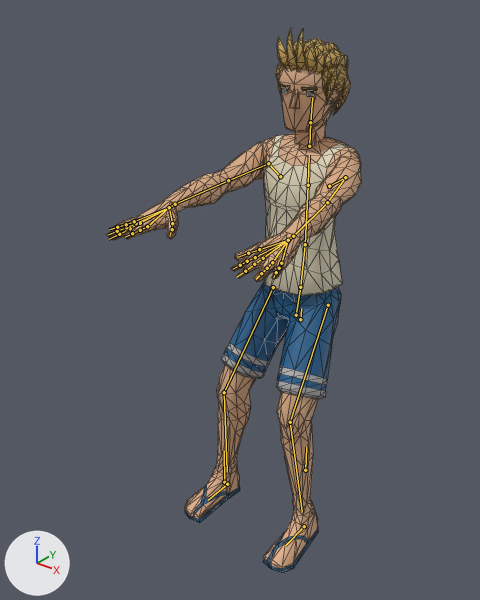
An edit to the glTF model js/models/avatars/club-crowd-m8.glb, drawn before and after from the same camera.
Rendered twice from a camera (50 mm lens) standing at (1.204, -2.034, 1.927) and looking at (-0.058, -0.455, 0.948). The axes (+X, +Y, +Z) are drawn at lower left. The lights are the same throughout. The first picture is the older version. Both versions are drawn at frame 287 of the action 'Seated_Loop'; the numbers are the values there. The bones that change, and the others that lie on the model, are drawn over the model as lines. Mesh edges are drawn as thin lines.

Objects in the first picture: 'Beach_Body'.
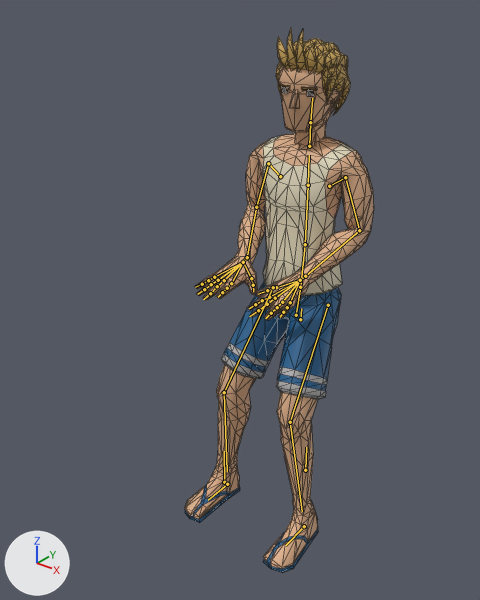
Edits to the scene script, one JSON object a line:
```json
{"block": "bone_upperarm_l", "where": "bone_upperarm_l = bpy.data.objects['CharacterArmature'].pose.bones['UpperArm.L']  # child of 'Shoulder.L'"}
{"op": "set", "path": "bone_upperarm_l.rotation_quaternion", "old": "(0.773, -0.116, 0.0, -0.623)", "new": "(0.812, -0.582, 0.005, 0.041)", "note": "degrees (-10, -8, -77) -> degrees (-71, 3, 4)"}
{"block": "bone_lowerarm_l", "where": "bone_lowerarm_l = bpy.data.objects['CharacterArmature'].pose.bones['LowerArm.L']  # child of 'UpperArm.L'"}
{"op": "set", "path": "bone_lowerarm_l.rotation_quaternion", "old": "(0.999, 0.012, 0.027, 0.03)", "new": "(0.717, -0.089, 0.451, -0.525)", "note": "degrees (2, 3, 4) -> degrees (-46, 34, -87)"}
{"block": "bone_wrist_l", "where": "bone_wrist_l = bpy.data.objects['CharacterArmature'].pose.bones['Wrist.L']  # child of 'LowerArm.L'"}
{"op": "set", "path": "bone_wrist_l.rotation_quaternion", "old": "(0.994, -0.019, 0.003, -0.108)", "new": "(0.94, 0.215, 0.263, 0.036)", "note": "degrees (-2, 0, -12) -> degrees (29, 29, 12)"}
{"block": "bone_upperarm_r", "where": "bone_upperarm_r = bpy.data.objects['CharacterArmature'].pose.bones['UpperArm.R']  # child of 'Shoulder.R'"}
{"op": "set", "path": "bone_upperarm_r.rotation_quaternion", "old": "(-0.772, 0.104, 0.0, -0.627)", "new": "(-0.813, 0.581, -0.004, 0.037)", "note": "degrees (-9, 8, 78) -> degrees (-71, -2, -4)"}
{"block": "bone_lowerarm_r", "where": "bone_lowerarm_r = bpy.data.objects['CharacterArmature'].pose.bones['LowerArm.R']  # child of 'UpperArm.R'"}
{"op": "set", "path": "bone_lowerarm_r.rotation_quaternion", "old": "(-0.999, -0.013, 0.026, 0.03)", "new": "(-0.701, 0.07, 0.46, -0.541)", "note": "degrees (2, -3, -4) -> degrees (-46, -35, 91)"}
{"block": "bone_wrist_r", "where": "bone_wrist_r = bpy.data.objects['CharacterArmature'].pose.bones['Wrist.R']  # child of 'LowerArm.R'"}
{"op": "set", "path": "bone_wrist_r.rotation_quaternion", "old": "(-0.993, 0.054, -0.025, -0.101)", "new": "(-0.951, -0.186, 0.241, 0.047)", "note": "degrees (-6, 3, 11) -> degrees (25, -26, -11)"}
```

Location of each change, [x1, y1, x2, y2] in pixels of the pictures (480 x 600 px):
```json
{"object": "Beach_Body", "change": "posed", "before": [107, 30, 361, 573], "after": [185, 30, 374, 573], "on screen": "25% narrower"}
{"bone": "UpperArm.L", "before": "(345, 177) to (327, 202)", "after": "(345, 177) to (359, 230)"}
{"bone": "LowerArm.L", "before": "(327, 202) to (293, 236)", "after": "(359, 230) to (305, 276)"}
{"bone": "Wrist.L", "before": "(293, 236) to (288, 240)", "after": "(305, 276) to (300, 280)"}
{"bone": "UpperArm.R", "before": "(268, 163) to (228, 180)", "after": "(268, 163) to (256, 207)"}
{"bone": "LowerArm.R", "before": "(228, 180) to (175, 204)", "after": "(256, 207) to (247, 257)"}
{"bone": "Wrist.R", "before": "(175, 204) to (169, 207)", "after": "(247, 257) to (243, 262)"}
```
